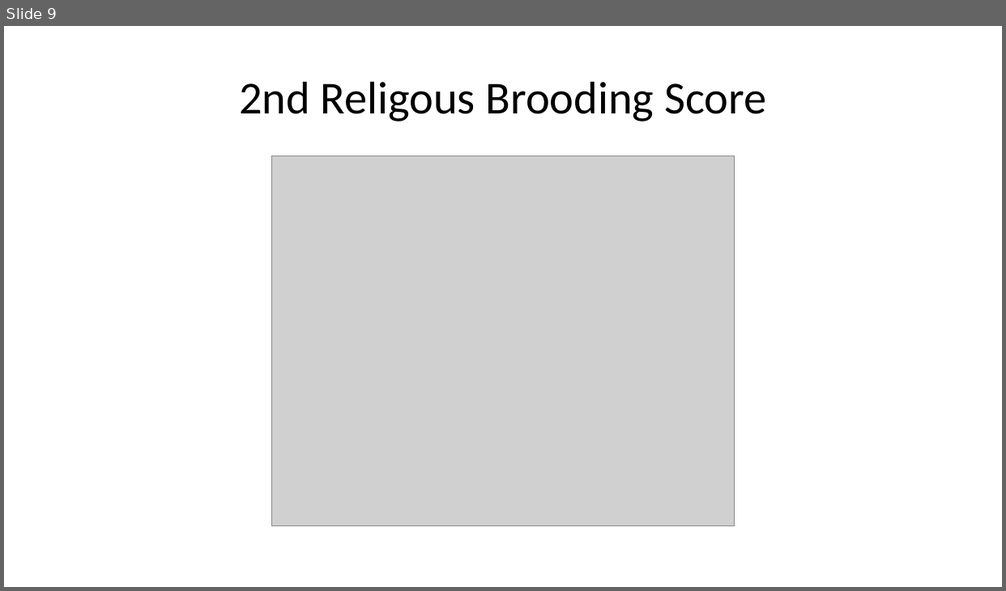
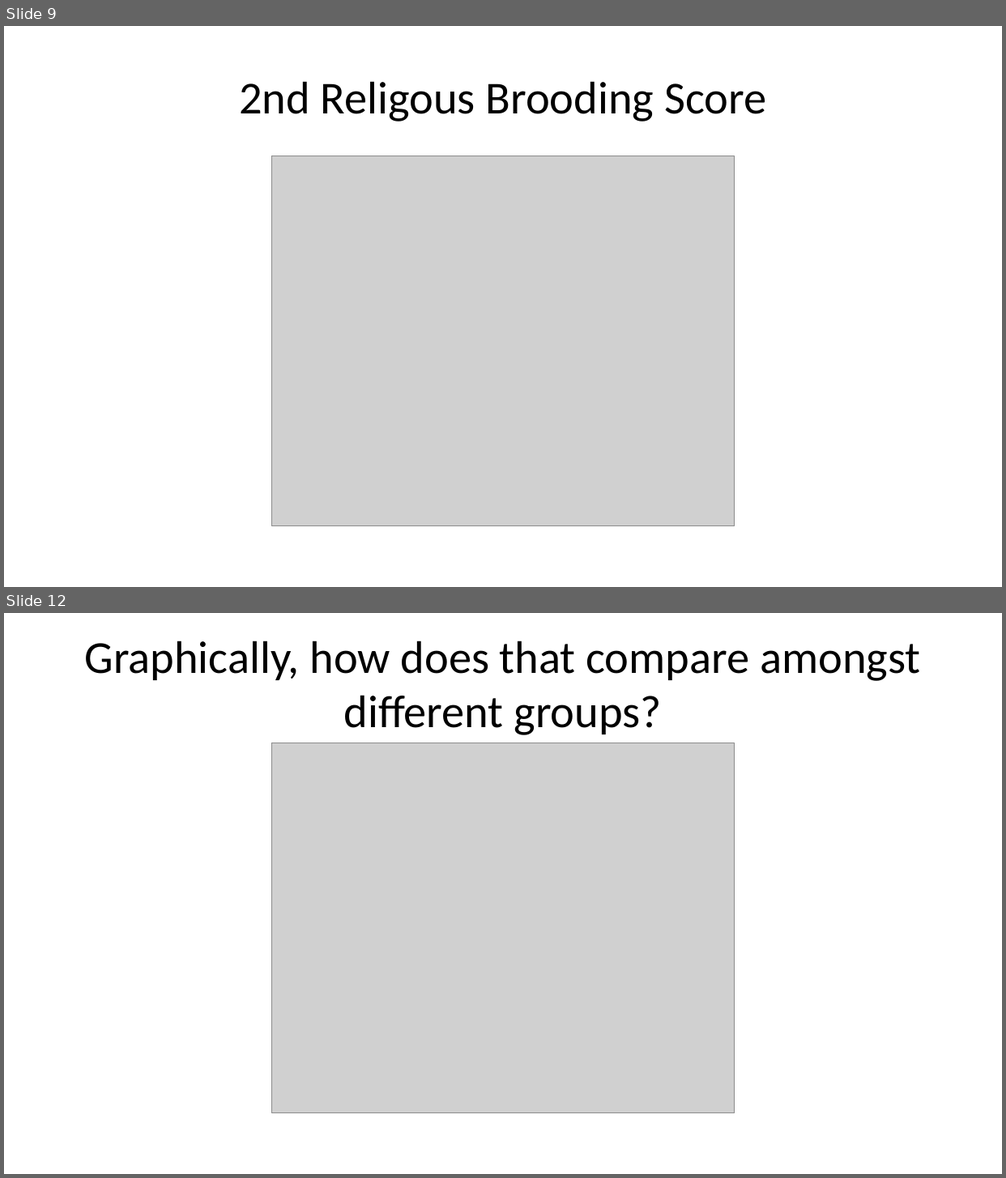
Before and after one commit to aksh11335/BIS15W2023_asrivatsa, a slide deck: R_project/Presentaion_Bis15.pptx. Shown one above the other, each under a label of ours: slide 9 before the commit, slides 9 and 12 after it; the slides between them are not shown. The pictures are 1006x591 and 1006x1178 pixels, drawn with LibreOffice and Linux fonts; fonts in the diff are those of the drawing; grey boxes stand for pictures. Boxes give left, top, right and bottom in pixels: in the first picture for what was removed or moved away, otherwise in the second. Text is boxed around its words. In the diff, an @@ line names an element or a change of style, - is before the commit and + after.

```diff
--- a/R_project/Presentaion_Bis15.pptx
+++ b/R_project/Presentaion_Bis15.pptx
@@ slide 12 added at (4, 613, 1002, 1174), background #FFFFFF @@
@@ title added at (84, 641, 920, 735), 33 pt, text #000000 @@
+Graphically, how does that compare amongst different groups?
@@ picture added at (271, 743, 735, 1114) @@
```
Also in this commit, not shown: 2 slides changed, 5 other slides added, 4 other files.
